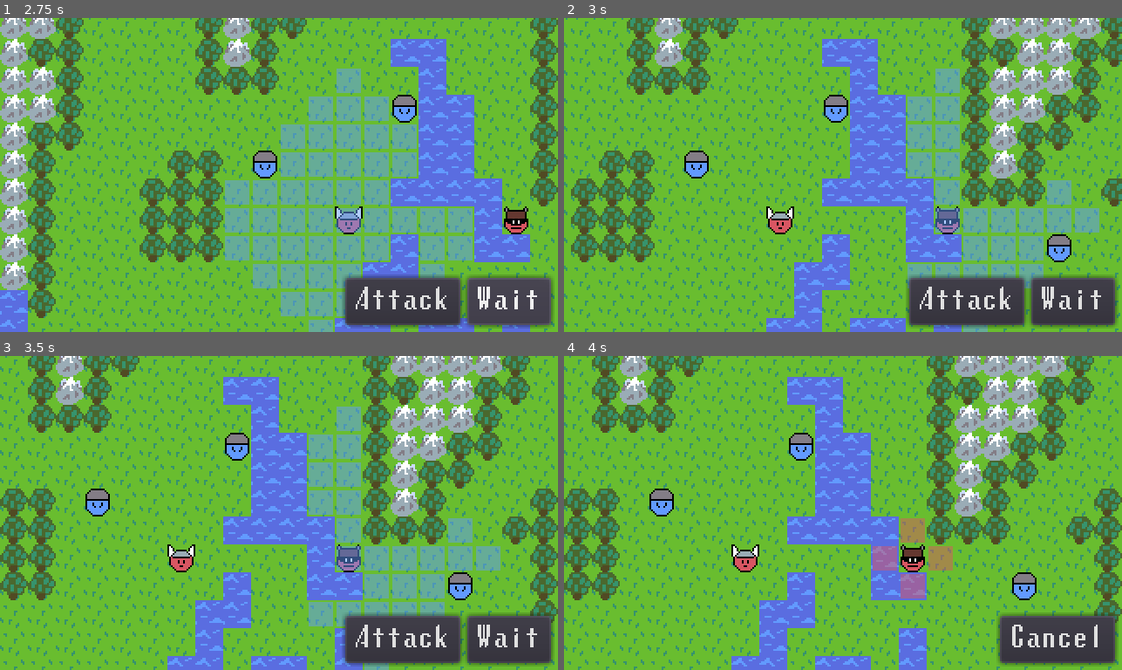
Above: before the commit, frames 1-4 (two rows, left to right).
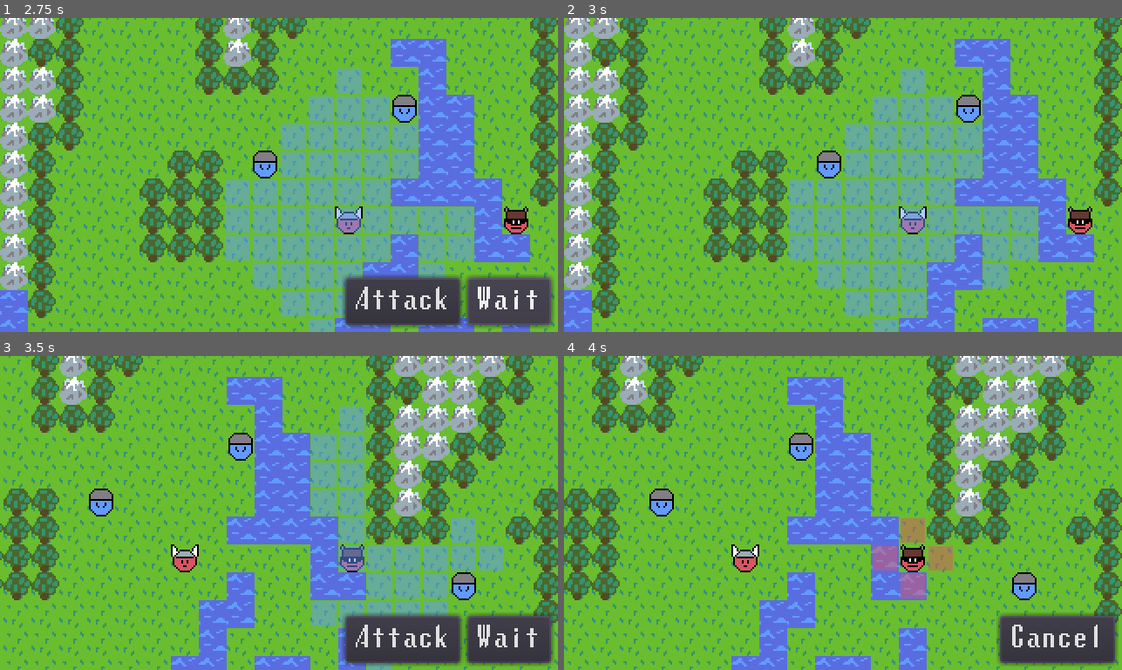
Above: after the commit, the same moments.

Repository: AaronWizard/LegendsOfMajesticSteel
Game: Godot game, scene res://src/game/Game.tscn
The game is run twice, just before and just after one commit, with the same random seed, the same clock (stepped at 60 frames per second) and the same inputs.
Inputs (mouse positions are in pixels of both pictures, inside the frame that each line leads up to):
- Up to frame 1 (2.75 s): click "Attack" at 0.5 s; tap Enter at 1.25 s; move the mouse to (401, 159) at 1.27 s; click (401, 159) at 1.42 s; click "Cancel" at 2 s
- Up to frame 2 (3 s): click "Wait" at 2.75 s
- Up to frame 3 (3.5 s): no input
- Up to frame 4 (4 s): click "Attack" at 3.5 s

Frame 1 is identical in both runs. In frame 2, 64% of the frame differs, in the area x 0-100%, y 0-100%; in frame 3, 29%; in frame 4, nothing differs.

Commit message:
Actor turn ends when action taken. Also starting on actor stamina.

Diff:
--- a/src/actions/AbilityAction.gd
+++ b/src/actions/AbilityAction.gd
@@ -14,4 +14,7 @@
 func start() -> void:
 	ability.call_deferred("start", target, map)
 	yield(ability, "finished")
+
+	actor.battle_stats.did_ability = true
+
 	emit_signal("finished")
--- a/src/actors/BattleStats.gd
+++ b/src/actors/BattleStats.gd
@@ -1,8 +1,23 @@
 class_name BattleStats
 extends Node
 
-var finished := false
+const MAX_STAMINA := 20
+
+var stamina: int
+var did_ability: bool
+
+var is_alive: bool setget , get_is_alive
+var finished: bool setget , get_finished
 
 
 func start_turn() -> void:
-	finished = false
+	stamina = MAX_STAMINA
+	did_ability = false
+
+
+func get_is_alive() -> bool:
+	return stamina > 0
+
+
+func get_finished() -> bool:
+	return did_ability
--- a/src/game/TurnManager.gd
+++ b/src/game/TurnManager.gd
@@ -45,9 +45,9 @@
 					yield(action, "finished")
 					emit_signal("action_ended", actor)
 				else:
-					actor.battle_stats.finished = true
-					if controller.pauses:
-						yield(get_tree().create_timer(0.2), "timeout")
+					break
+
+			yield(get_tree().create_timer(0.2), "timeout")
 
 			emit_signal("turn_ended", actor)
 			gui.current_actor = null
